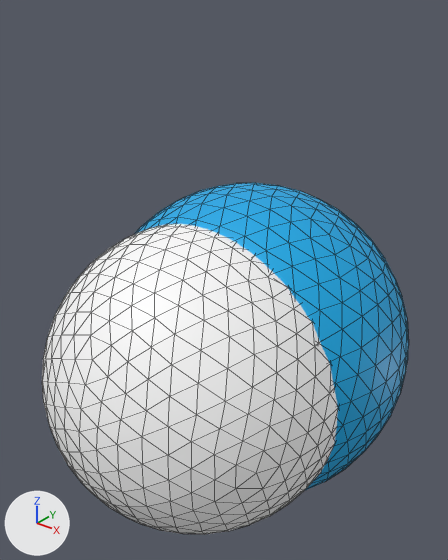
A saved change to the glTF model doraemon_model.glb.
The view is the same before and after, from a camera (50 mm lens) standing at (2.05, -2.83, 2.11) and looking at (-0.04, -0.21, 0.48). Arrows for +X, +Y and +Z are at lower left; the lights stay in place. Mesh edges are drawn as thin lines. Where no turn or scale is listed for an object, it has been applied to the vertices.

The first picture shows 'geometry_0'.
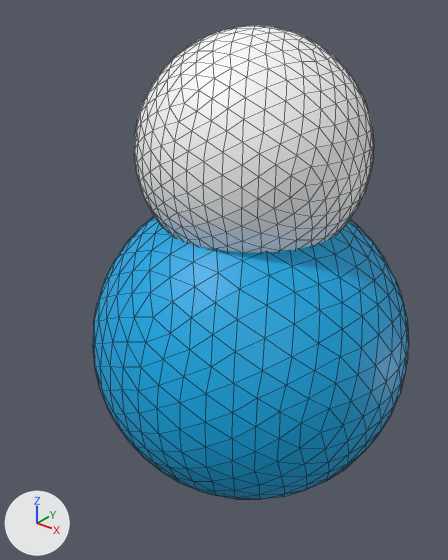
The newer file is also rescaled (x0.9), turned or shifted as a whole; pictures and numbers use the older file's frame.

The change, as a list of edits to the scene's bpy script:
```text
Change me_geometry_0:
    used by ob_geometry_0; location = (0.0, 0.0, 0.0)
    remove me_geometry_0.from_pydata(...)  # 1284 vertices, 2560 faces; spans x -1.0..1.0, y -1.4..1.0, z -1.0..1.0
    add me_geometry_0.from_pydata(...)  # 1420 vertices, 2816 faces; spans x -1.0..1.0, y -1.0..1.0, z -1.0..1.89
    me_geometry_0 part 1: a new loose piece, an icosphere of 1280 faces spanning x -0.67..0.67, y -0.67..0.67, z 0.56..1.89, in mat_defaultmaterial
    me_geometry_0 part 2: the loose piece of 642 vertices spanning x -0.9..0.9, y -1.4..0.4, z -0.9..0.9 is deleted
```

Changed parts and their boxes [x1, y1, x2, y2] in the pictures (448 x 560 px):
'geometry_0', reshaped (14% narrower, 35% taller): before [42, 183, 409, 534]; after [93, 26, 409, 499]
part 1 of me_geometry_0, added: after [134, 26, 374, 253]
part 2 of me_geometry_0, deleted: before [42, 224, 338, 534]
